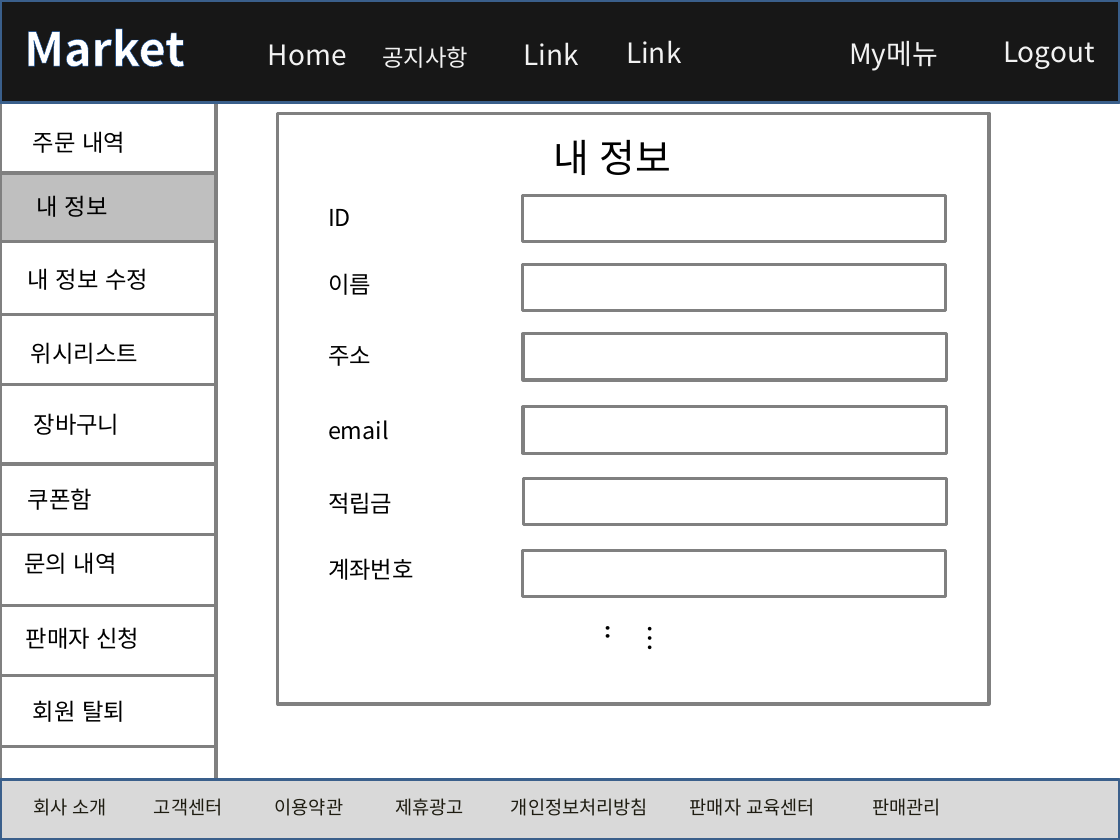
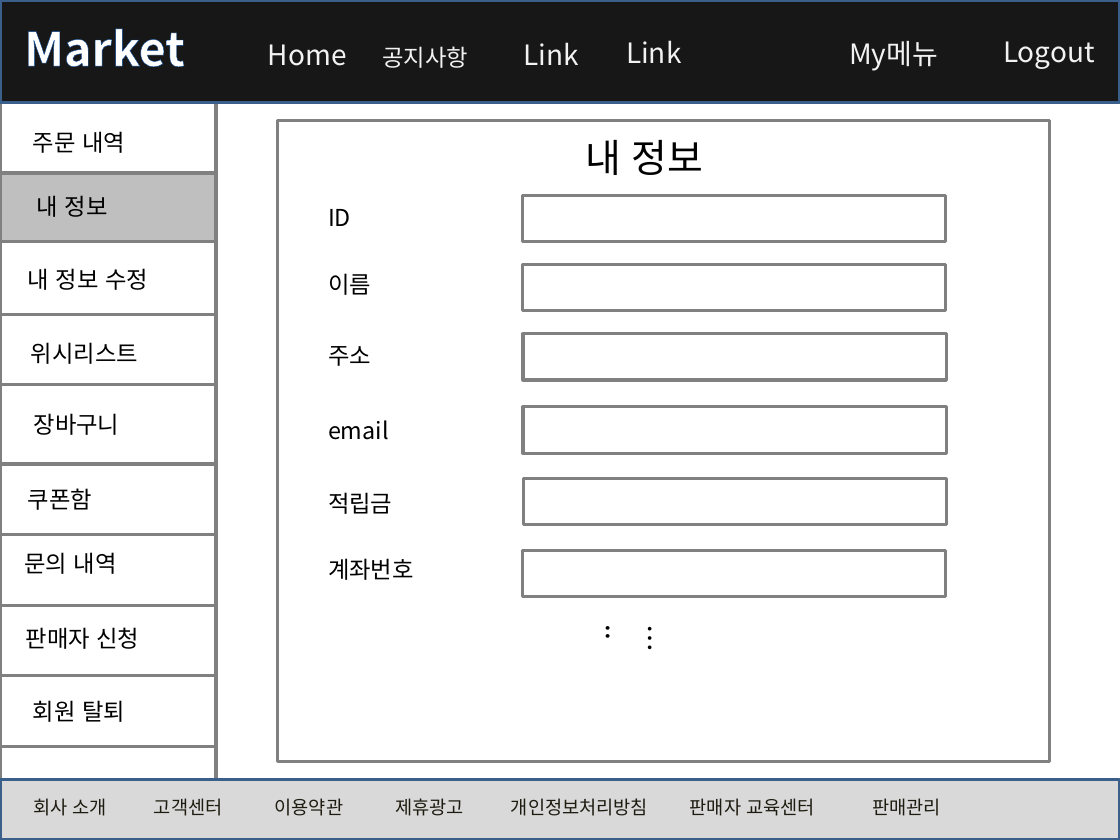
Before and after one commit to rosangels2/market, a slide deck: slide 18 of 포트폴리오/스토리보드/스토리보드.pptx. Drawn at 1120x840 pixels with LibreOffice and Linux fonts; fonts in the diff are those of the drawing. Boxes give left, top, right and bottom in pixels: in the first picture for what was removed or moved away, otherwise in the second. Text is boxed around its words. In the diff, an @@ line names an element or a change of style, - is before the commit and + after.

```diff
--- a/포트폴리오/스토리보드/스토리보드.pptx
+++ b/포트폴리오/스토리보드/스토리보드.pptx
@@ rectangle resized from (x1=278, y1=113, x2=989, y2=704) to (x1=278, y1=120, x2=1049, y2=762) @@
@@ text "내 정보" moved from (x1=553, y1=140, x2=671, y2=175) to (x1=585, y1=140, x2=703, y2=175) @@
```
Also in this commit, not shown: 3 other slides changed, 3 other files.
